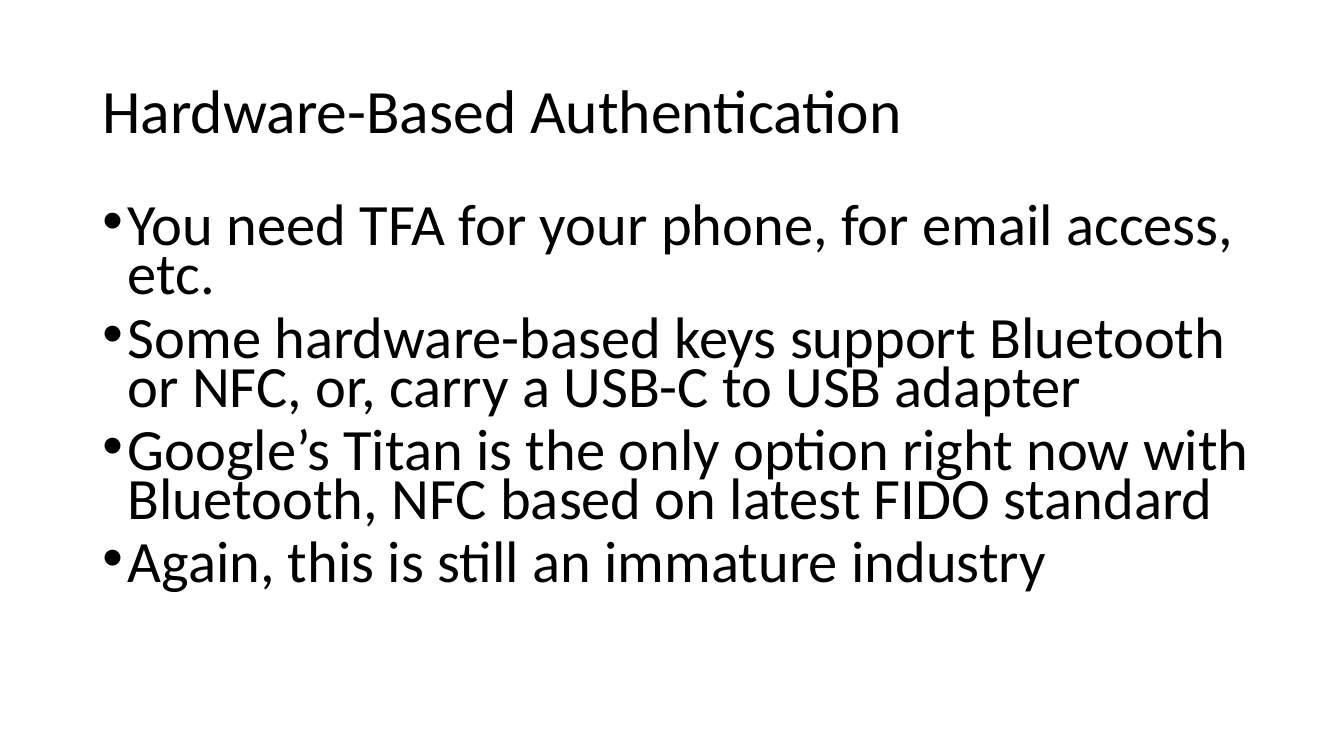
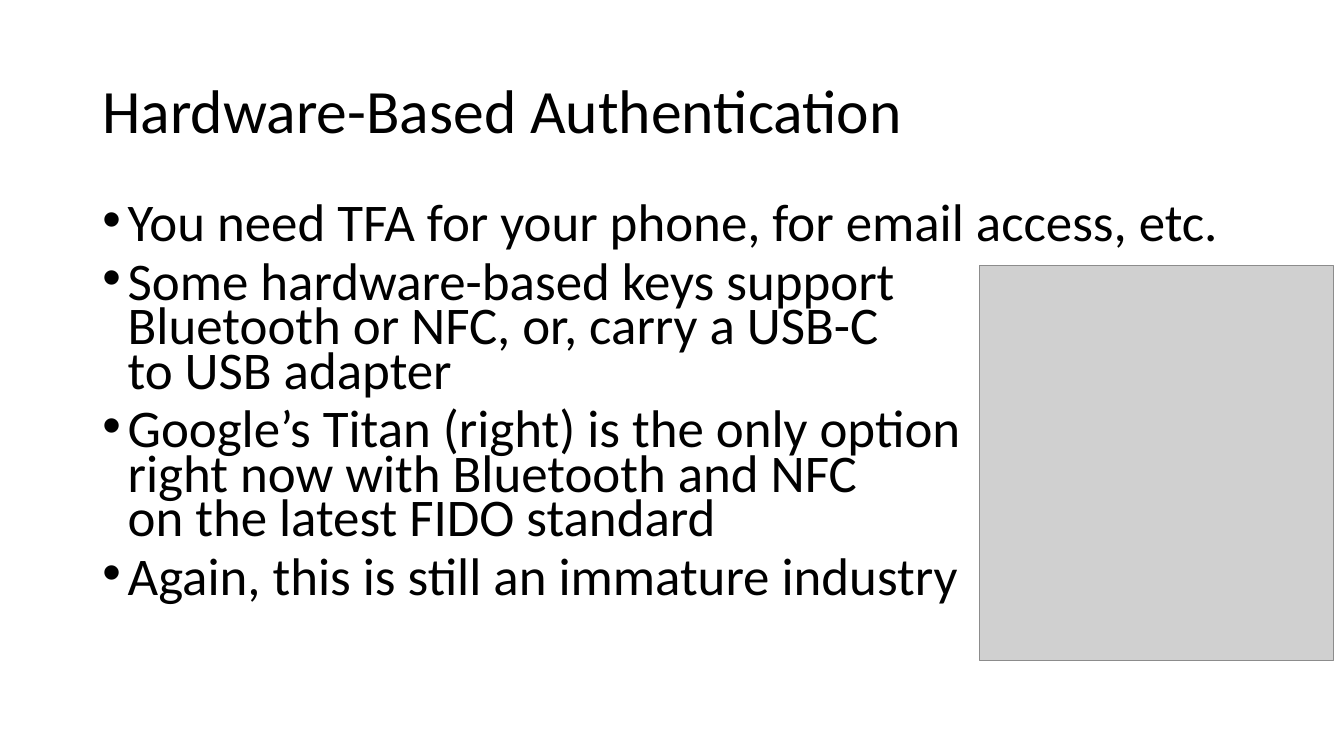
Before and after one commit to williamadba/Public-Presentations, a slide deck: slide 24 of Personal Practical Cybersecurity/Personal Practical Cybersecurity.pptx. Drawn at 1344x756 pixels with LibreOffice and Linux fonts; fonts in the diff are those of the drawing; grey boxes stand for pictures. Boxes give left, top, right and bottom in pixels: in the first picture for what was removed or moved away, otherwise in the second. Text is boxed around its words. In the diff, an @@ line names an element or a change of style, - is before the commit and + after.

```diff
--- a/Personal Practical Cybersecurity/Personal Practical Cybersecurity.pptx
+++ b/Personal Practical Cybersecurity/Personal Practical Cybersecurity.pptx
@@ text at box(128, 204, 1218, 604): size 41.9 to 37.8 pt in "You need TFA for your phone, for ...", "Some hardware-based keys support Bluetooth or NFC, ...", "Again, this is still an immature industry" @@
@@ picture added at box(980, 265, 1334, 660) @@
@@ text at box(128, 408, 961, 537): text changed; size 41.9 to 37.8 pt @@
-• Google’s Titan is the only option right now with Bluetooth, NFC based on latest FIDO standard
+• Google’s Titan (right) is the only option
+  right now with Bluetooth and NFC
+  on the latest FIDO standard
```
Also in this commit, not shown: 18 other slides changed, 1 slide added, 1 slide removed.
